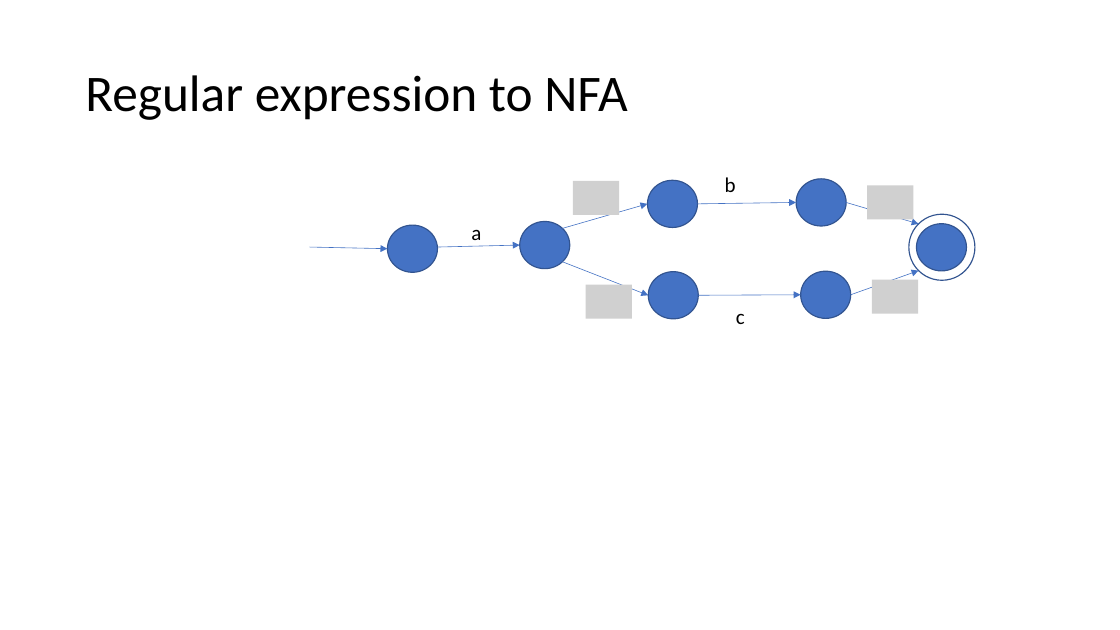
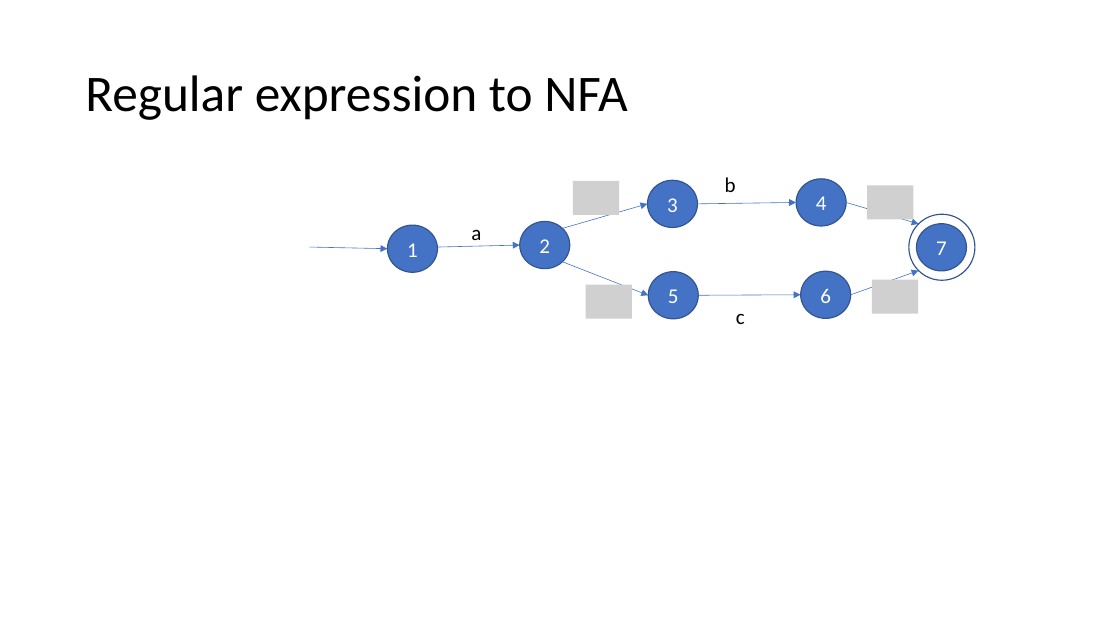
Before and after one commit to piyus/piyus.github.io, a slide deck: slide 39 of CMP/slides/Lecture-17.pptx (slide 58 before the commit). Drawn at 1120x630 pixels with LibreOffice and Linux fonts; fonts in the diff are those of the drawing; grey boxes stand for pictures. Boxes give left, top, right and bottom in pixels: in the first picture for what was removed or moved away, otherwise in the second. Text is boxed around its words. In the diff, an @@ line names an element or a change of style, - is before the commit and + after.

```diff
--- a/CMP/slides/Lecture-17.pptx
+++ b/CMP/slides/Lecture-17.pptx
@@ text in ellipse at <box>667,198,678,212</box>: text added @@
+3
@@ text in ellipse at <box>816,196,827,210</box>: text added @@
+4
@@ text in ellipse at <box>539,239,550,253</box>: text added @@
+2
@@ text in ellipse at <box>407,243,418,257</box>: text added @@
+1
@@ text in ellipse at <box>936,241,947,255</box>: text added @@
+7
@@ text in ellipse at <box>668,289,679,303</box>: text added @@
+5
@@ text in ellipse at <box>820,289,831,303</box>: text added @@
+6
```
Also in this commit, not shown: 15 other slides changed, 18 slides added, 31 slides removed, 27 other files.
